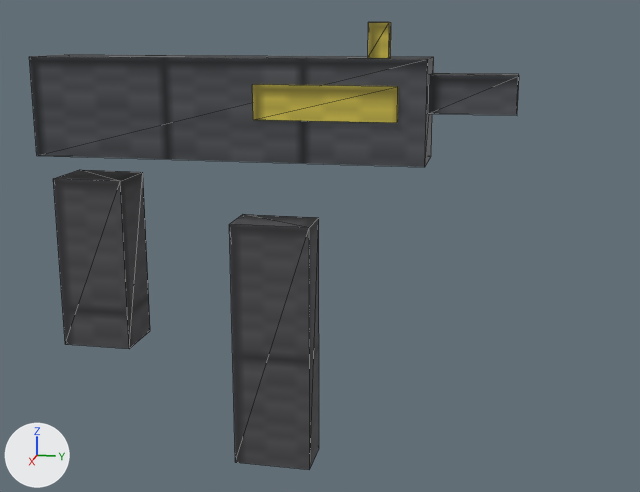
Two versions of the glTF model public/assets/weapons/hornet.glb, one commit apart.
Rendered twice from a 50 mm lens placed at (0.526, 0.23, 0.097), pointed at (-0.002, 0.124, -0.035). Every picture has the same lights, and +X, +Y and +Z are marked at lower left. The older version comes first. Mesh edges are drawn as thin lines. Vertices at exactly the same position are counted once.
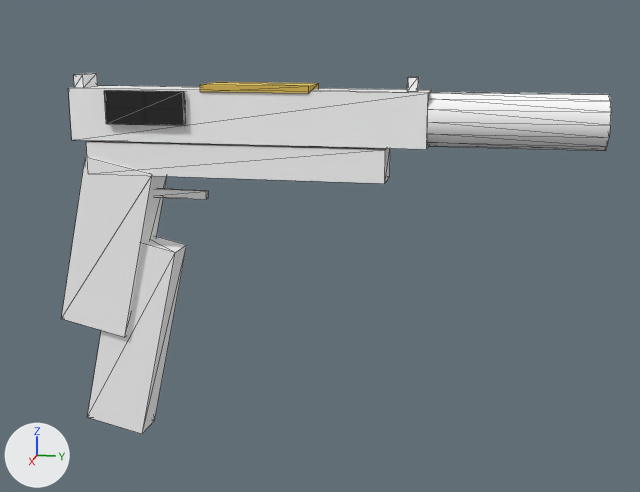
The change, as a diff of the scene's bpy script:
```diff
--- a/public/assets/weapons/hornet.glb.py
+++ b/public/assets/weapons/hornet.glb.py
@@ mat_layer_6 @@
+mat_layer_6 = principled_material('layer:6')
+mat_layer_6.base_color = (1.0, 1.0, 1.0)  # white #ffffff
+mat_layer_6.metallic = 1.0
+mat_layer_6.roughness = 1.0
@@ mat_layer_2 @@
+mat_layer_2 = principled_material('layer:2')
+mat_layer_2.base_color = (0.85, 0.65, 0.15)  # yellow #edd36c
+mat_layer_2.metallic = 0.5
+mat_layer_2.roughness = 1.0
@@ mat_material_3 @@
+mat_material_3 = bpy.data.materials.new('Material_3')
+# colours: black #272729
+# uses the picture img_image_0
@@ mat_layer_9 @@
+mat_layer_9 = principled_material('layer:9')
+mat_layer_9.base_color = (1.0, 1.0, 1.0)  # white #ffffff
+mat_layer_9.roughness = 1.0
@@ me_mesh_0 @@
 # used by ob_mesh_0; location = (0.0, 0.0, 0.0)
-me_mesh_0.from_pydata(...)  # 48 vertices, 72 faces; spans x -0.025..0.025, y -0.05..0.24, z -0.18..0.1
-me_mesh_0.materials.append(mat_material_0)
-me_mesh_0.materials.append(mat_material_1)
-me_mesh_0.materials.append(mat_material_2)
+me_mesh_0.from_pydata(...)  # 132 vertices, 220 faces; spans x -0.016..0.018, y -0.046..0.29, z -0.168..0.069
+# me_mesh_0 part 1: a new loose piece, a box spanning x -0.014..0.014, y -0.03..0.19, z 0.029..0.061, in mat_layer_6 (white #ffffff)
+# me_mesh_0 part 2: a new loose piece, a box spanning x -0.002..0.002, y 0.177..0.183, z 0.061..0.069, in mat_layer_6 (white #ffffff)
+# me_mesh_0 part 3: a new loose piece, a box spanning x -0.01..0.01, y -0.028..-0.022, z 0.061..0.069, in mat_layer_6 (white #ffffff)
+# me_mesh_0 part 4: a new loose piece, a box spanning x -0.013..0.013, y -0.021..0.166, z 0.008..0.028, in mat_layer_9 (white #ffffff)
+# me_mesh_0 part 5: a new loose piece, a box spanning x -0.0025..0.0025, y 0.0075..0.0525, z -0.0075..-0.0025, in mat_layer_9 (white #ffffff)
+# me_mesh_0 part 6: the loose piece of 8 vertices spanning x -0.015..0.015, y 0.071..0.121, z -0.18..-0.02 is turned -12.6 degrees about the x axis through its middle and scaled by 0.809, then moved by (0.0, -0.096, 0.0), in mat_layer_9 (white #ffffff)
+# me_mesh_0 part 7: a new loose piece, a 14-sided cylinder along y spanning x -0.016..0.016, y 0.19..0.29, z 0.029..0.061, in mat_layer_9 (white #ffffff)
+# me_mesh_0 part 8: a new loose piece, a box spanning x -0.015..0.015, y 0.055..0.121, z 0.06..0.064, in mat_layer_2 (yellow #edd36c)
+# me_mesh_0 part 9: a new loose piece, a box spanning x 0.0115..0.0175, y -0.005..0.045, z 0.04..0.06, in mat_material_3
+# me_mesh_0 part 10: the loose piece of 8 vertices spanning x -0.018..0.018, y -0.043..0.002, z -0.105..0.005 is rebuilt with 8 vertices and now spans x -0.014..0.014, y -0.046..0.022, z -0.099..0.019, in mat_layer_9 (white #ffffff)
+# me_mesh_0 part 11: the loose piece of 8 vertices spanning x -0.005..0.005, y 0.154..0.166, z 0.08..0.1 is deleted
+# me_mesh_0 part 12: the loose piece of 8 vertices spanning x -0.011..0.011, y 0.19..0.24, z 0.049..0.071 is deleted
+# me_mesh_0 part 13: the loose piece of 8 vertices spanning x -0.025..0.025, y 0.09..0.174, z 0.045..0.065 is deleted
+# me_mesh_0 part 14
+# 8 vertices are removed from x -0.023..0.023, y -0.05..0.19, z 0.02..0.08
+# 12 faces are deleted
+# other edits to the shape of me_mesh_0 do not show in these pictures
+me_mesh_0.materials.append(mat_layer_6)  # white #ffffff
+me_mesh_0.materials.append(mat_layer_9)  # white #ffffff
+me_mesh_0.materials.append(mat_layer_2)  # yellow #edd36c
+me_mesh_0.materials.append(mat_material_3)
```

Where the change shows, as pixel boxes (x1, y1, x2, y2) in the pictures (640 x 492 px; the box of a moved part takes in the faces that stretch with it):
'Mesh_0', reshaped, recoloured (12% wider, 19% shorter)
    before: (29, 22, 519, 470)
    after: (61, 73, 611, 434)
part 1 of me_mesh_0, added
    after: (69, 85, 432, 149)
part 2 of me_mesh_0, added
    after: (407, 77, 419, 91)
part 3 of me_mesh_0, added
    after: (74, 73, 98, 88)
part 4 of me_mesh_0, added
    after: (86, 141, 390, 184)
part 5 of me_mesh_0, added
    after: (155, 188, 209, 199)
part 6 of me_mesh_0, moved or reshaped
    before: (229, 214, 319, 470)
    after: (87, 236, 187, 434)
part 7 of me_mesh_0, added
    after: (427, 92, 611, 151)
part 8 of me_mesh_0, added (yellow)
    after: (200, 82, 319, 93)
part 9 of me_mesh_0, added
    after: (104, 90, 186, 125)
part 10 of me_mesh_0, rebuilt (9% wider)
    before: (53, 170, 150, 349)
    after: (61, 157, 167, 337)
part 11 of me_mesh_0, deleted (yellow)
    before: (368, 22, 391, 58)
part 12 of me_mesh_0, deleted
    before: (428, 73, 519, 115)
part 13 of me_mesh_0, deleted (yellow)
    before: (252, 85, 398, 123)
part 14 of me_mesh_0, deleted
    before: (29, 54, 434, 167)
